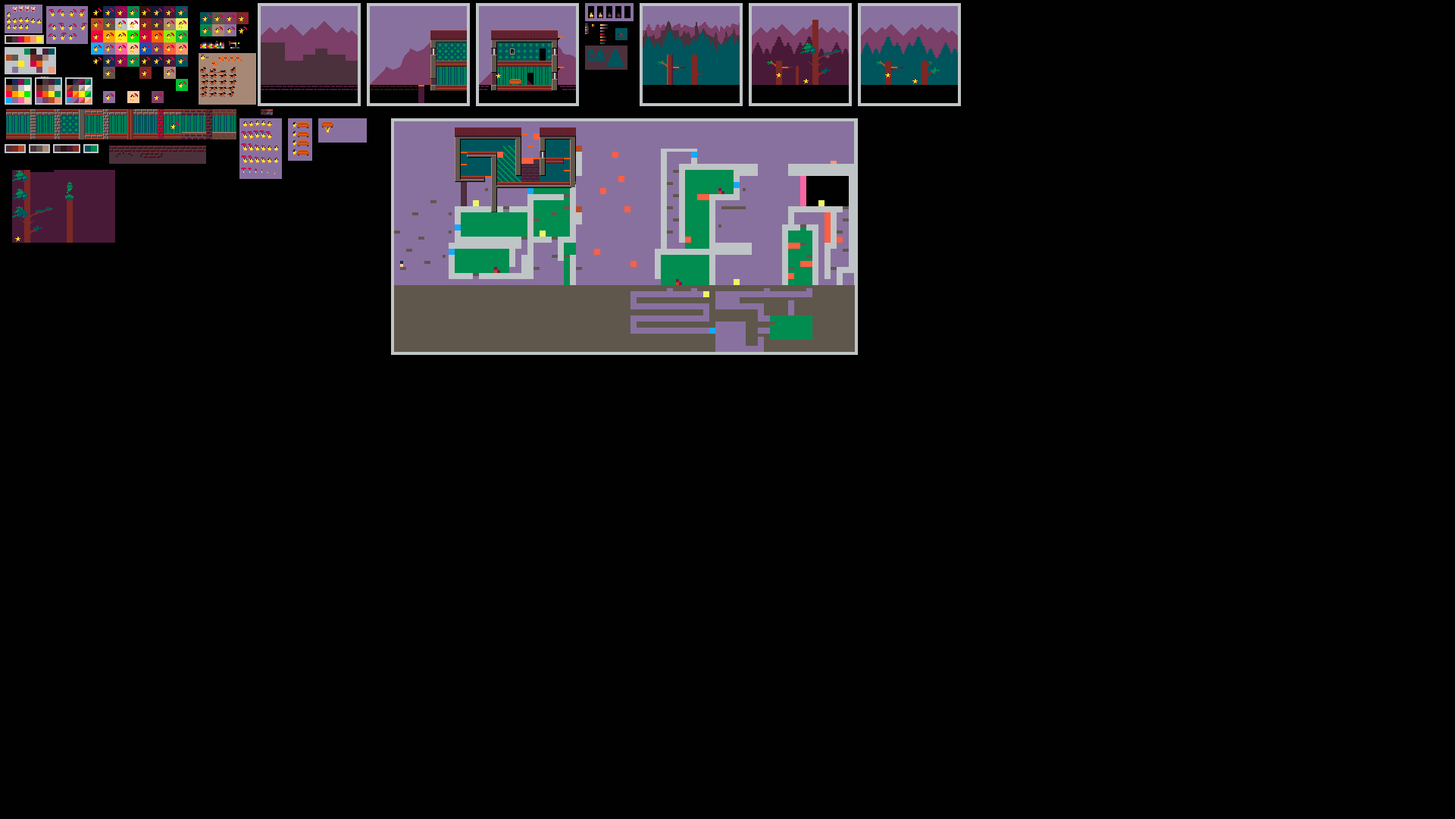
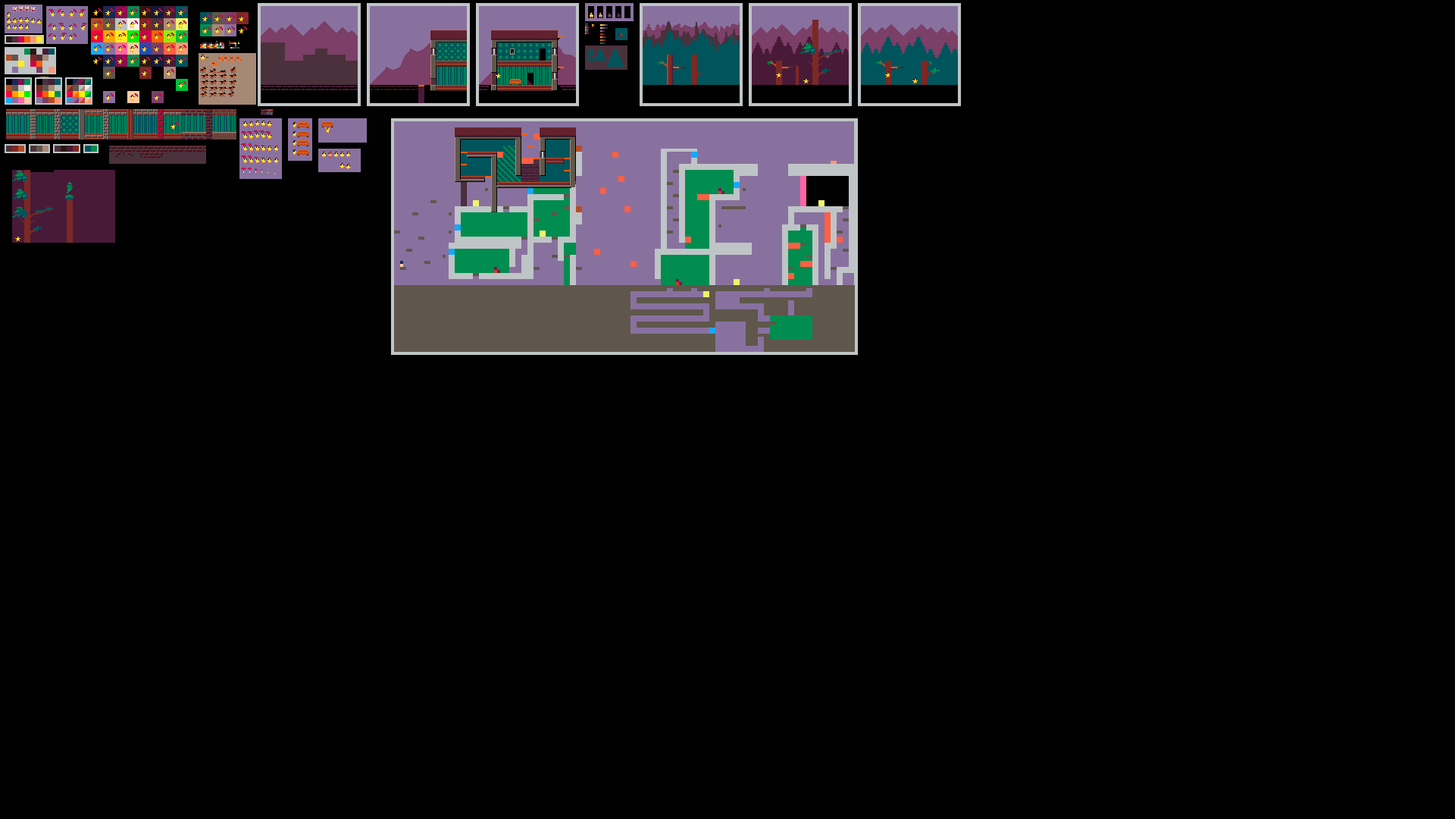
Before/after of a w=1455, h=819 layered artwork. What changed in the layer stack:
added layer "layer" above "Background" over [319, 162, 335, 173]
painted on "Background" over [318, 148, 361, 173]
